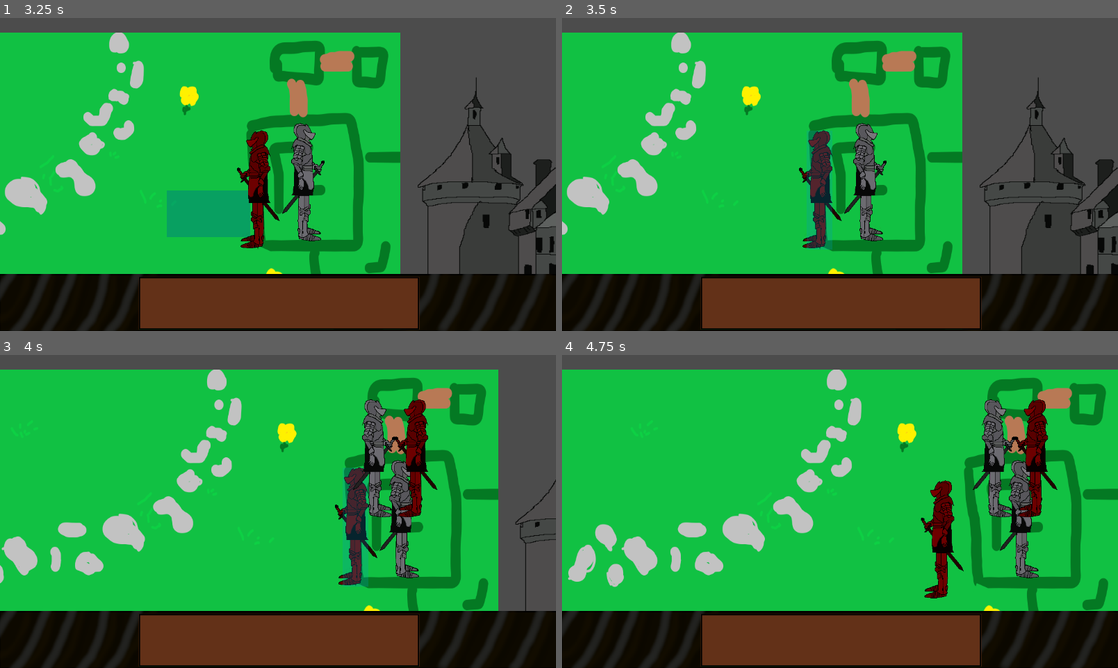
Above: before the commit, frames 1-4 (two rows, left to right).
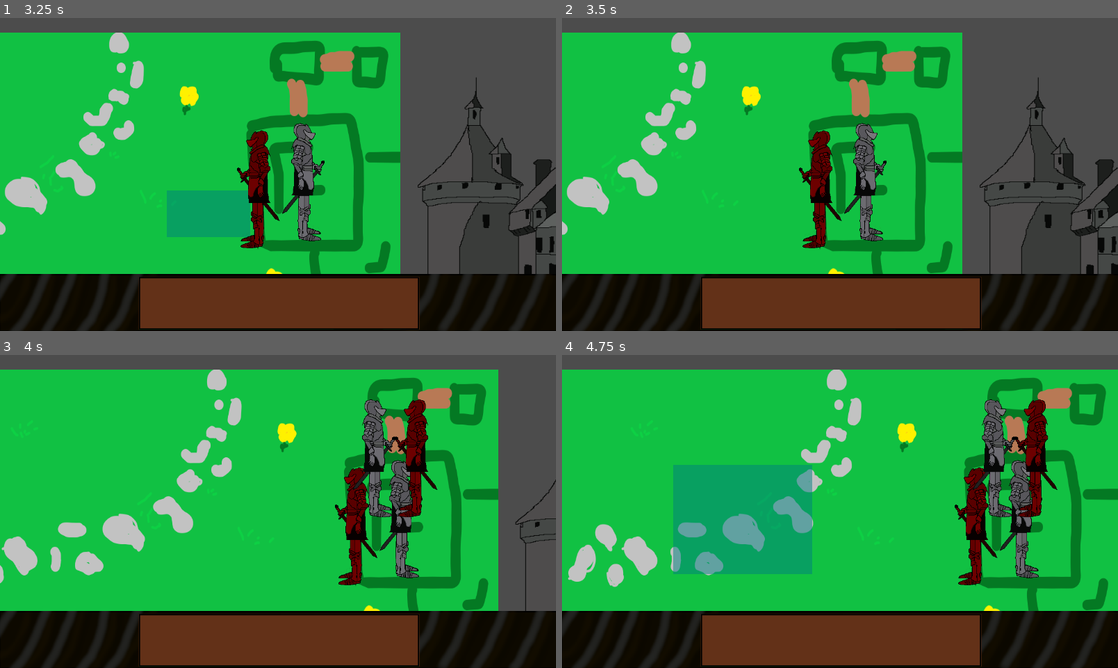
Above: after the commit, the same moments.

Repository: An0n3m0us/RSS-Godot
Game: Godot game, scene res://src/game/IntroScreen.tscn
Same seed, same stepped clock (60 frames per second), same inputs: the game is played once before the commit and once after it.
Inputs (mouse positions are in pixels of both pictures, inside the frame that each line leads up to):
- Up to frame 1 (3.25 s): click (88, 115) at 0.5 s; click (88, 115) at 1.25 s; tap Enter at 2 s; move the mouse to (400, 158) at 2.02 s; hold Right 2.03-2.75 s; tap 2 at 2.1 s; click (400, 158) at 2.17 s; tap Up at 2.27 s; tap 1 at 2.3 s; drag from (166, 190) to (250, 237) at 2.77 s
- Up to frame 2 (3.5 s): no input
- Up to frame 3 (4 s): move the mouse to (333, 442) at 3.52 s; hold Left from 3.53 s (still down); tap 2 at 3.6 s; tap 1 at 3.8 s
- Up to frame 4 (4.75 s): release Left at 4.25 s; drag from (812, 574) to (673, 464) at 4.27 s

Frame 1 is identical in both runs. In frame 2, 1.8% of the frame differs, in the area x 44-49%, y 36-74%; in frame 3, 1.7%; in frame 4, 11%, in the area x 20-79%, y 35-78%.

Commit message:
Add horizontal flipping to characters

Diff:
--- a/src/actors/Esquire-enemy.tscn
+++ b/src/actors/Esquire-enemy.tscn
@@ -9,6 +9,9 @@
 [ext_resource path="res://assets/images/characters/enemyesquirerightarm.png" type="Texture" id=7]
 
 [node name="Esquire-enemy" instance=ExtResource( 1 )]
+
+[node name="Pivot" parent="." index="2"]
+scale = Vector2( -1, 1 )
 
 [node name="Arm_Left" parent="Pivot" index="0"]
 texture = ExtResource( 3 )
--- a/src/actors/Esquire.gd
+++ b/src/actors/Esquire.gd
@@ -19,3 +19,8 @@
 
 	if is_on_wall() or is_on_floor():
 		target = position
+
+	if target[0] < position[0]:
+		self.get_node("Pivot").scale = Vector2(-1, 1)
+	elif target[0] > position[0]:
+		self.get_node("Pivot").scale = Vector2(1, 1)
--- a/src/scripts/GameScene.gd
+++ b/src/scripts/GameScene.gd
@@ -29,7 +29,6 @@
 			player.name = "Esquire-enemy"+str(rng.randf_range(-10.0, 10.0))
 			player.position = get_global_mouse_position()
 			player.target = player.position
-			player.scale = Vector2(-1, 1)
 			add_child(player)
 
 	if event is InputEventMouseButton and event.button_index == BUTTON_LEFT:
